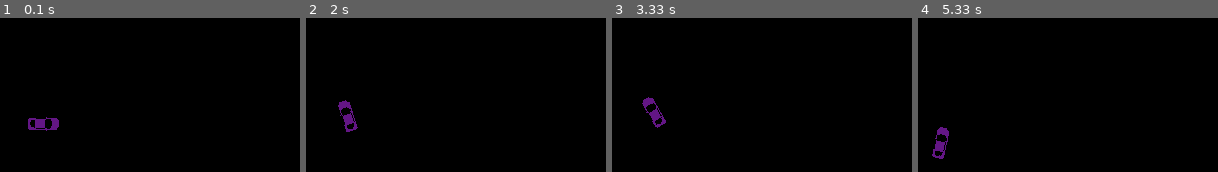
Above: before the commit, frames 1-4 (left to right).
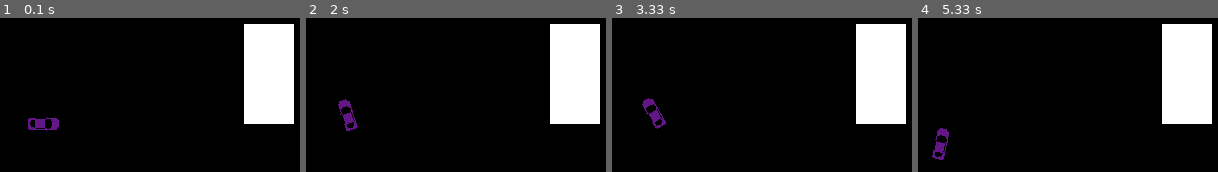
Above: after the commit, the same moments.

Repository: WilliamForSchool/PygameProject
Game: pygame game, started from neww.py
Same seed, same stepped clock (60 frames per second), same inputs: the game is played once before the commit and once after it.
Inputs:
- Up to frame 1 (0.1 s): no input
- Up to frame 2 (2 s): hold Shift 0.33-0.8 s; hold D 0.33-0.8 s; hold Right Shift 0.83-1.3 s; hold D 0.83-1.3 s; hold D 1.33-1.8 s; hold W from 1.83 s (still down)
- Up to frame 3 (3.33 s): release W at 2.13 s; hold D 2.17-2.63 s; hold A 2.67-3.2 s; hold S from 3.23 s (still down)
- Up to frame 4 (5.33 s): release S at 3.53 s; hold A 3.57-3.97 s; hold W 4-4.37 s; hold D 4.4-5.03 s; hold S from 5.07 s (still down)

The runs differ from the first frame. In frame 1, 11% of the frame differs, in the area x 81-98%, y 3-69%; in frame 2, 11%; in frame 3, 11%, in the area x 10-98%, y 3-73%; in frame 4, 11%.

Commit message:
Collision?

Diff:
--- a/neww.py
+++ b/neww.py
@@ -2,6 +2,33 @@
 from sys import exit
 import math
 from random import randint
+
+
+class Map:
+
+	def __init__(self):
+		self.walls = []
+		# 							   x,  y,  width, height
+		self.walls.append(pygame.Rect(500,300, 50, 100))
+
+
+	def addWall(self, wall):
+		self.walls.append(wall)
+
+	def draw(self, surface):
+		# 				  screen,  color,         rectangle
+		pygame.draw.rect(surface, (255,255,255), self.walls[0])
+
+	def checkMapCollision(self, car):
+		for wall in self.walls:
+			if wall.colliderect(car.getRect()):
+				print("Collision")
+				return True
+
+		return False
+
+
+
 
 class Car(pygame.sprite.Sprite):
 
@@ -22,10 +49,17 @@
 		self.master_image = self.image
 		self.master_rect = self.rect # keep a copy of the original rectangle for rotation
 
-	def forward(self):
+	def forward(self, map):
+		oldx = self.x
+		oldy = self.y
 		if(not self.gear == 0):
 			self.x = self.x + self.gear * math.cos(self.angle/180 * math.pi)
 			self.y = self.y + self.gear * math.sin(self.angle/180*math.pi)
+			self.rect.center = (self.x, self.y)
+
+		if map.checkMapCollision(self):
+			self.x = oldx
+			self.y = oldy
 			self.rect.center = (self.x, self.y)
 
 	def back(self):
@@ -34,41 +68,60 @@
 			self.y = self.y - self.gear * math.sin(self.angle/180*math.pi)
 			self.rect.center = (self.x, self.y)
 
-	def player_input(self):
+	def rotateLeft(self):
+		self.angle -= 3
+		if self.angle < 0:
+			self.angle = 359
+		self.image = pygame.transform.rotate(self.master_image, 360 - self.angle)
+		self.rect = self.image.get_rect(center = self.rect.center)
+
+	def rotateRight(self):
+		self.angle = (self.angle + 3) % 360
+		self.image = pygame.transform.rotate(self.master_image, 360 - self.angle)
+		self.rect = self.image.get_rect(center = self.rect.center)
+
+	def gearUp(self):
+		if not self.changingGearUp:
+			self.gear = self.gear + 1
+			self.changingGearUp = True
+
+
+	def gearDown(self):
+		if not self.changingGearDown:
+			self.gear = self.gear - 1
+			self.changingGearDown = True
+
+	def getRect(self):
+		return self.rect
+
+
+	def player_input(self, map):
 		keys = pygame.key.get_pressed()
 
 		if keys[pygame.K_w]:
-			self.forward()
+
+			self.forward(map)
+
 		if keys[pygame.K_a]:
-			self.angle -= 3
-			if self.angle < 0:
-				self.angle = 359
-			self.image = pygame.transform.rotate(self.master_image, 360 - self.angle)
-			self.rect = self.image.get_rect(center = self.rect.center)
+			self.rotateLeft()
 		if keys[pygame.K_s]:
 			self.back()
 		if keys[pygame.K_d]:
-			self.angle = (self.angle + 3) % 360
-			self.image = pygame.transform.rotate(self.master_image, 360 - self.angle)
-			self.rect = self.image.get_rect(center = self.rect.center)
+			self.rotateRight()
 
 		if keys[pygame.K_LSHIFT]:
-			if not self.changingGearUp:
-				self.gear = self.gear + 1
-				self.changingGearUp = True
+			self.gearUp()
 		else:
 			self.changingGearUp = False
 
 		if keys[pygame.K_RSHIFT]:
-			if not self.changingGearDown:
-				self.gear = self.gear - 1
-				self.changingGearDown = True
+			self.gearDown()
 		else:
 			self.changingGearDown = False
 
 	# Override
-	def update(self):
-		self.player_input()
+	def update(self, map):
+		self.player_input(map)
 
 
 # Start of the main execution
@@ -85,13 +138,19 @@
 car1 = pygame.sprite.GroupSingle()
 car1.add(Car())
 
+map1 = Map()
+
+
 while True:
 	for event in pygame.event.get():
 		if event.type == pygame.QUIT:
 			pygame.quit()
 			exit()
 	clearScreen()
+	car1.update(map1)
+	map1.checkMapCollision(car1.sprite)
+
+	map1.draw(screen)
 	car1.draw(screen)
-	car1.update()
 	pygame.display.update()
 	clock.tick(60)
